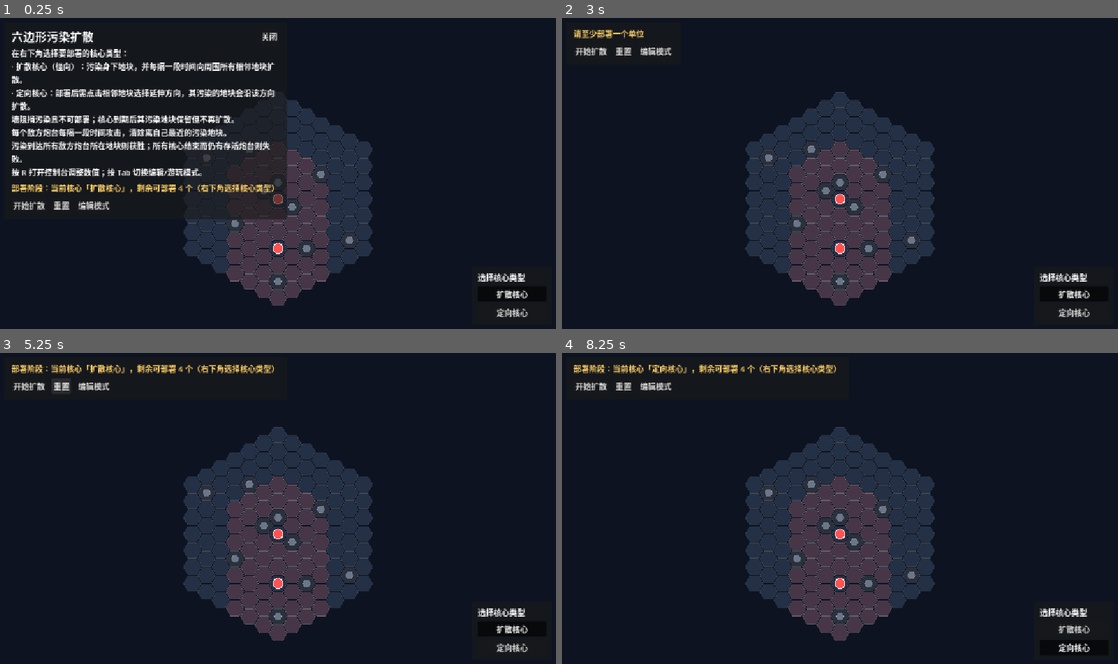
Above: before the commit, frames 1-4 (two rows, left to right).
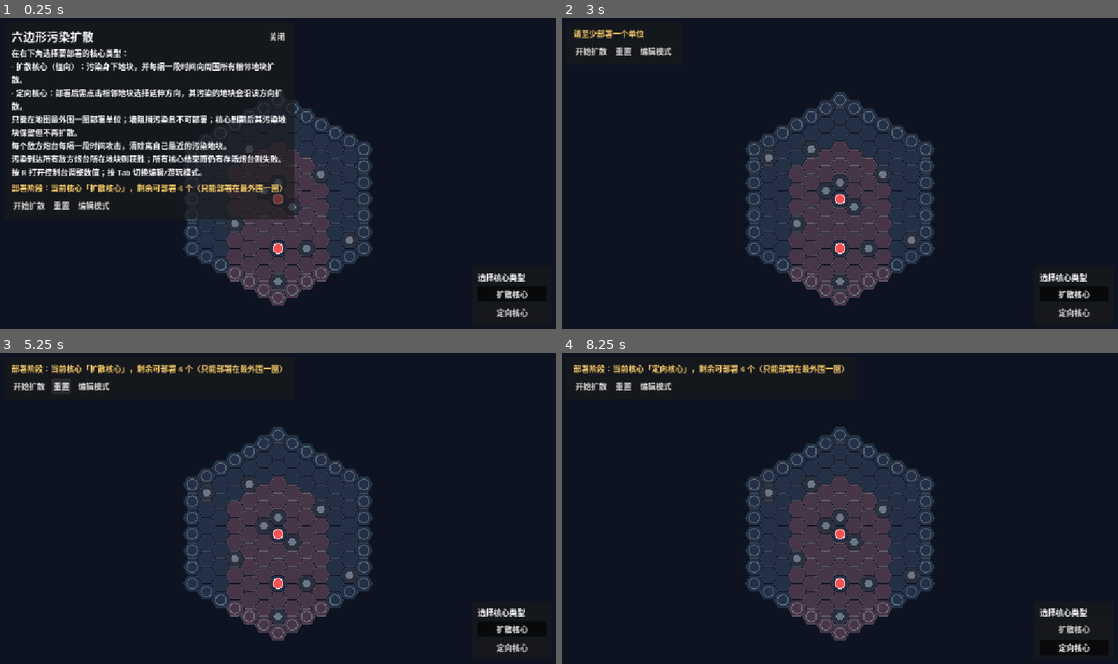
Above: after the commit, the same moments.

Repository: Dilute-l/ProjectGrow
Game: Godot game, scene res://hex_game.tscn
Two runs of this game, one before a commit and one after it. Both use one fixed random seed, a clock stepped at 60 frames per second and the inputs below.
Inputs:
- Up to frame 1 (0.25 s): no input
- Up to frame 2 (3 s): click "开始扩散" at 0.5 s; click "开始扩散" at 1.25 s; click "开始扩散" at 2 s; click "关闭" at 2.75 s
- Up to frame 3 (5.25 s): click "开始扩散" at 3.5 s; click "开始扩散" at 4.25 s; click "重置" at 5 s
- Up to frame 4 (8.25 s): click "编辑模式" at 5.75 s; click "游玩模式" at 6.5 s; click "扩散核心" at 7.25 s; click "定向核心" at 8 s

The runs differ from the first frame. In frame 1, 4.9% of the frame differs, in the area x 2-67%, y 4-92%; in frame 2, 0.6%; in frame 3, 0.9%; in frame 4, 0.9%.

Commit message:
deployment restrain

Diff:
--- a/scripts/hex_game.gd
+++ b/scripts/hex_game.gd
@@ -8,7 +8,7 @@
 ## 核心类型（右下角选择）：
 ##   - 扩散核心（radial）：污染身下地块，并每隔一段时间向周围所有相邻地块扩散；
 ##   - 定向核心（directional）：部署时须点击相邻地块选择方向，其污染的地块会沿该方向扩散。
-## 墙阻挡污染且不可部署；核心到期后其污染地块保留但不再扩散。
+## 只能在地图最外围一圈部署单位；墙阻挡污染且不可部署；核心到期后其污染地块保留但不再扩散。
 ## 每个敌方炮台每隔一段时间攻击，清除离自己最近的污染地块。
 ## 污染到达所有敌方炮台所在地块 => 胜利；所有核心结束而仍有存活炮台 => 失败。
 ## 按 R 打开/关闭控制台，可调整最大部署数量与敌方攻击间隔。
@@ -387,6 +387,9 @@
 func _is_neighbor(a: Vector2i, b: Vector2i) -> bool:
 	return NEIGHBORS.has(a - b)
 
+func _is_edge(cell: Vector2i) -> bool:
+	return cube_dist(cell, Vector2i.ZERO) == map_radius
+
 # ---------------------------------------------------------------------------
 # 绘制
 # ---------------------------------------------------------------------------
@@ -398,6 +401,11 @@
 	for cell in all_cells():
 		if not walls.has(cell) and not turret_positions.has(cell) and _in_any_turret_range(cell):
 			draw_hex(hex_center(cell), hex_size - 1.2, Color(1.0, 0.35, 0.35, 0.16))
+	# 可部署的最外围一圈提示（部署阶段）
+	if mode == Mode.PLAY and phase == Phase.DEPLOY:
+		for cell in all_cells():
+			if _is_edge(cell) and not walls.has(cell) and not turret_positions.has(cell):
+				draw_arc(hex_center(cell), hex_size * 0.55, 0.0, TAU, 24, Color(0.8, 1.0, 1.0, 0.30), 2.0)
 	# 墙（内部实心块 + 边框）
 	for cell in walls:
 		var c := hex_center(cell)
@@ -459,8 +467,11 @@
 		return COL_WALL
 	if polluted.has(cell):
 		return COL_POLLUTED_HI if cell == hover_cell else COL_POLLUTED
-	if cell == hover_cell and (mode == Mode.EDIT or phase == Phase.DEPLOY) and not turret_positions.has(cell) and not units.has(cell):
-		return COL_TILE_HOVER
+	if cell == hover_cell and not turret_positions.has(cell) and not units.has(cell):
+		if mode == Mode.EDIT:
+			return COL_TILE_HOVER
+		if phase == Phase.DEPLOY and _is_edge(cell):
+			return COL_TILE_HOVER
 	return COL_TILE
 
 func draw_hex(center: Vector2, size: float, col: Color) -> void:
@@ -544,6 +555,9 @@
 		return
 	if turret_positions.has(cell):
 		return
+	if not _is_edge(cell):
+		_set_status("只能在最外围一圈部署单位")
+		return
 	if units.has(cell):
 		return
 	if units.size() >= max_units:
@@ -877,7 +891,7 @@
 	title_row.add_child(close_tut)
 
 	info_label = Label.new()
-	info_label.text = "在右下角选择要部署的核心类型：\n· 扩散核心（径向）：污染身下地块，并每隔一段时间向周围所有相邻地块扩散。\n· 定向核心：部署后需点击相邻地块选择延伸方向，其污染的地块会沿该方向扩散。\n墙阻挡污染且不可部署；核心到期后其污染地块保留但不再扩散。\n每个敌方炮台每隔一段时间攻击，清除离自己最近的污染地块。\n污染到达所有敌方炮台所在地块则获胜；所有核心结束而仍有存活炮台则失败。\n按 R 打开控制台调整数值；按 Tab 切换编辑/游玩模式。"
+	info_label.text = "在右下角选择要部署的核心类型：\n· 扩散核心（径向）：污染身下地块，并每隔一段时间向周围所有相邻地块扩散。\n· 定向核心：部署后需点击相邻地块选择延伸方向，其污染的地块会沿该方向扩散。\n只能在地图最外围一圈部署单位；墙阻挡污染且不可部署；核心到期后其污染地块保留但不再扩散。\n每个敌方炮台每隔一段时间攻击，清除离自己最近的污染地块。\n污染到达所有敌方炮台所在地块则获胜；所有核心结束而仍有存活炮台则失败。\n按 R 打开控制台调整数值；按 Tab 切换编辑/游玩模式。"
 	info_label.autowrap_mode = TextServer.AUTOWRAP_WORD_SMART
 	info_label.custom_minimum_size = Vector2(460, 0)
 	tutorial_box.add_child(info_label)
@@ -975,7 +989,7 @@
 				_set_status("定向核心：请点击相邻地块选择延伸方向（右键取消）")
 			else:
 				var t: Dictionary = core_types[selected_core]
-				_set_status("部署阶段：当前核心「%s」，剩余可部署 %d 个（右下角选择核心类型）" % [t["name"], max_units - units.size()])
+				_set_status("部署阶段：当前核心「%s」，剩余可部署 %d 个（只能部署在最外围一圈）" % [t["name"], max_units - units.size()])
 		Phase.RUNNING:
 			_set_status("扩散中…… 已污染 %d/%d | 存活核心 %d | 存活炮台 %d" % [polluted.size(), total_hexes, units.size(), _alive_turret_count()])
 		Phase.WON:
Not shown, removed: git-cheatsheet.md
